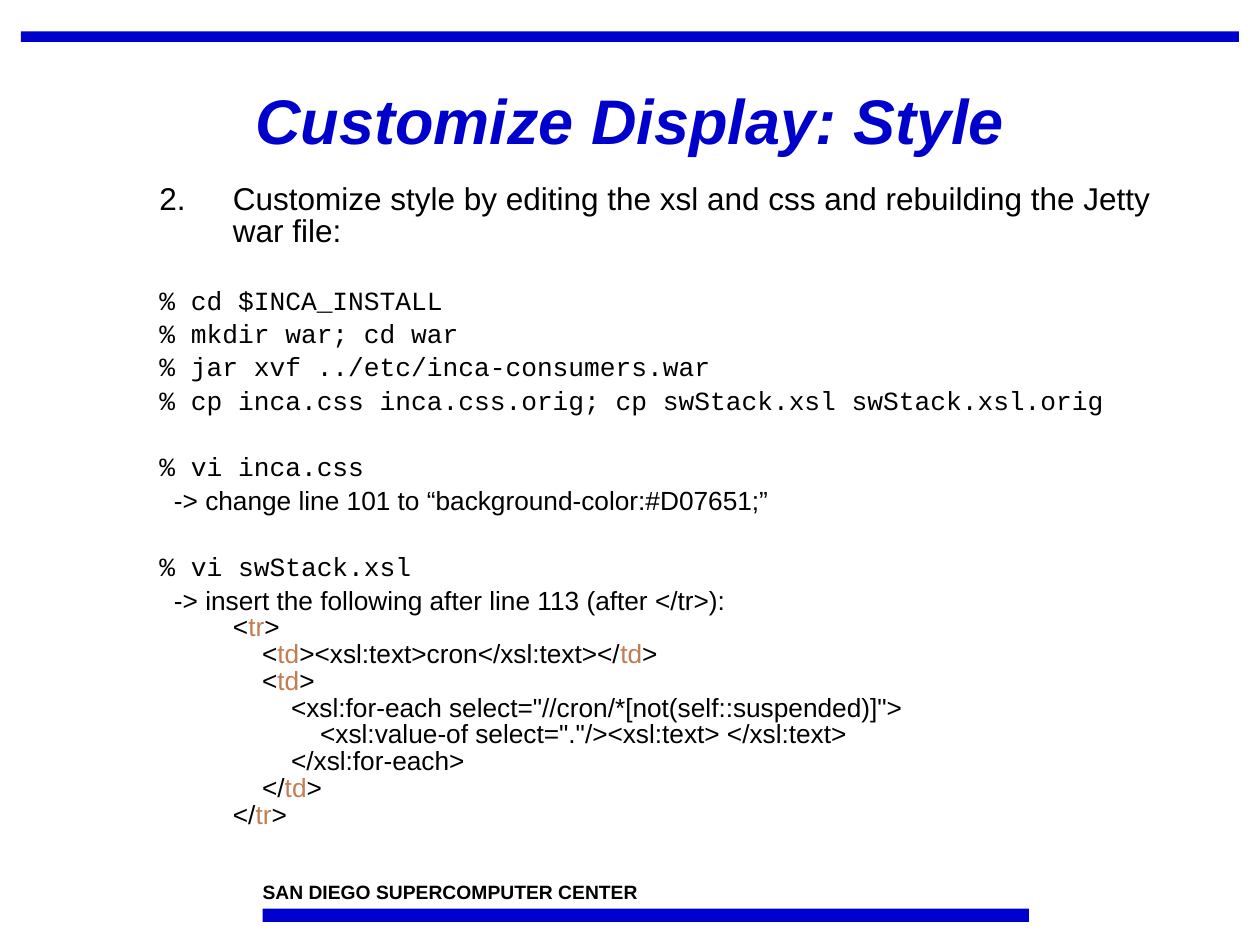
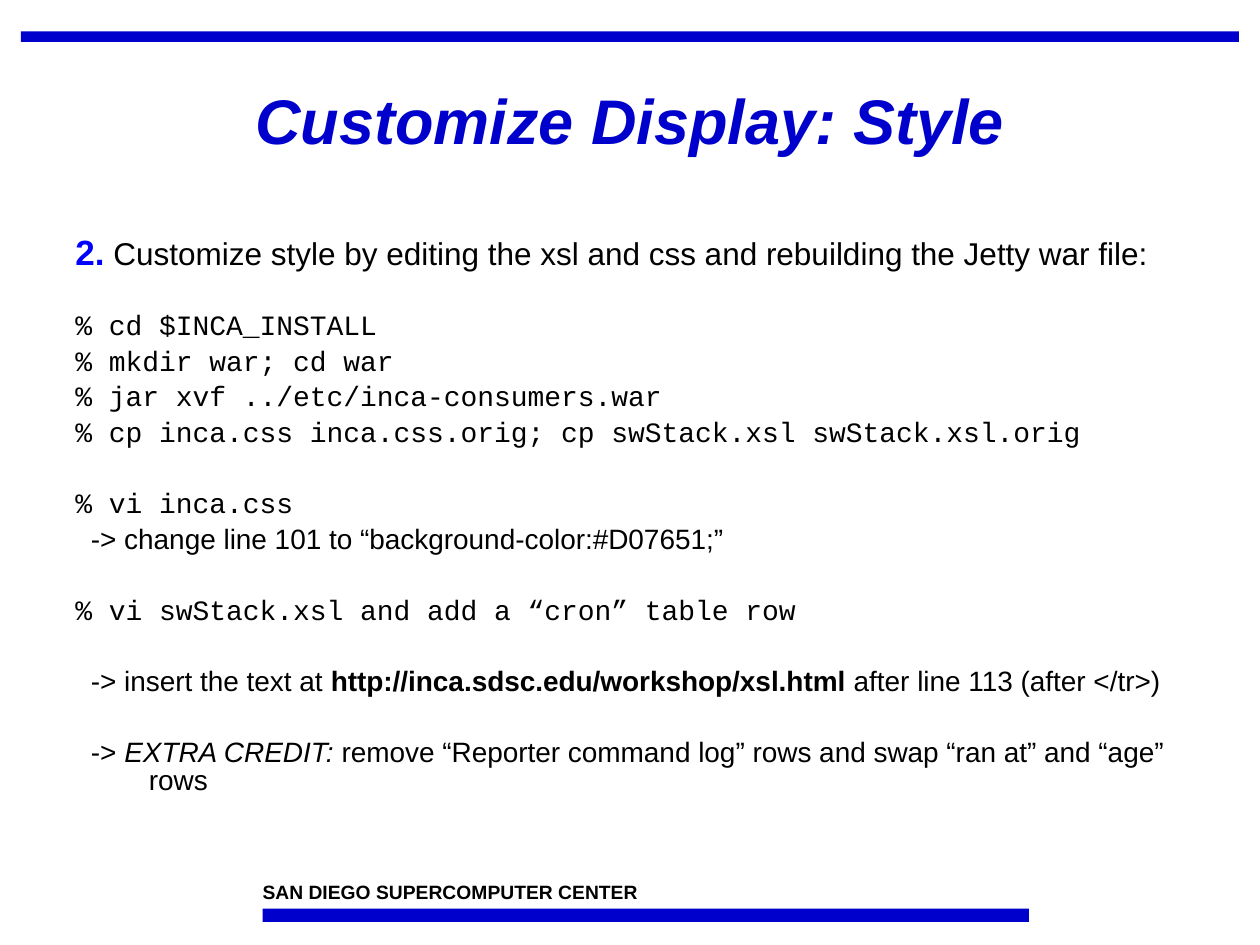
Before and after one commit to IncaProject/inca-xsede, a slide deck: slide 5 of talks/feb-06-workshop/dataConsumersHandsOn.ppt. Drawn at 1260x945 pixels with LibreOffice and Linux fonts; fonts in the diff are those of the drawing; background and template pictures are left out. Boxes give left, top, right and bottom in pixels: in the first picture for what was removed or moved away, otherwise in the second. Text is boxed around its words. In the diff, an @@ line names an element or a change of style, - is before the commit and + after.

Commit message:
add pdf for data consumers

```diff
--- a/talks/feb-06-workshop/dataConsumersHandsOn.ppt
+++ b/talks/feb-06-workshop/dataConsumersHandsOn.ppt
@@ text "2. Customize style by editing ...": place and size @@
-text "2. Customize style by editing ..." at box(191, 187, 1149, 825)
+text "2. Customize style by editing ..." at box(75, 240, 1163, 791)
@@ text at box(75, 240, 1147, 271): text changed @@
-2. Customize style by editing the xsl and css and rebuilding the Jetty war file:
+2. Customize style by editing the xsl and css and rebuilding the Jetty war file:
@@ text at box(109, 316, 1080, 554): size 15 to 16 pt in "% cd $INCA_INSTALL", "% mkdir war; cd war", "% jar xvf ../etc/inca-consumers.war", "% cp inca.css inca.css.orig; cp swStack.xsl swStack.xsl.orig" and 2 more places @@
@@ text at box(109, 600, 1163, 791): text changed; size 15 to 16 pt @@
-% vi swStack.xsl
--> insert the following after line 113 (after </tr>):
-<tr>
-<td><xsl:text>cron</xsl:text></td>
-<td>
-<xsl:for-each select="//cron/*[not(self::suspended)]">
-<xsl:value-of select="."/><xsl:text> </xsl:text>
-</xsl:for-each>
-</td>
-</tr>
+% vi swStack.xsl and add a “cron” table row
+-> insert the text at http://inca.sdsc.edu/workshop/xsl.html after line 113 (after </tr>)
+-> EXTRA CREDIT: remove “Reporter command log” rows and swap “ran at” and “age” rows
```
Also in this commit, not shown: 5 other slides changed, 3 other files.
